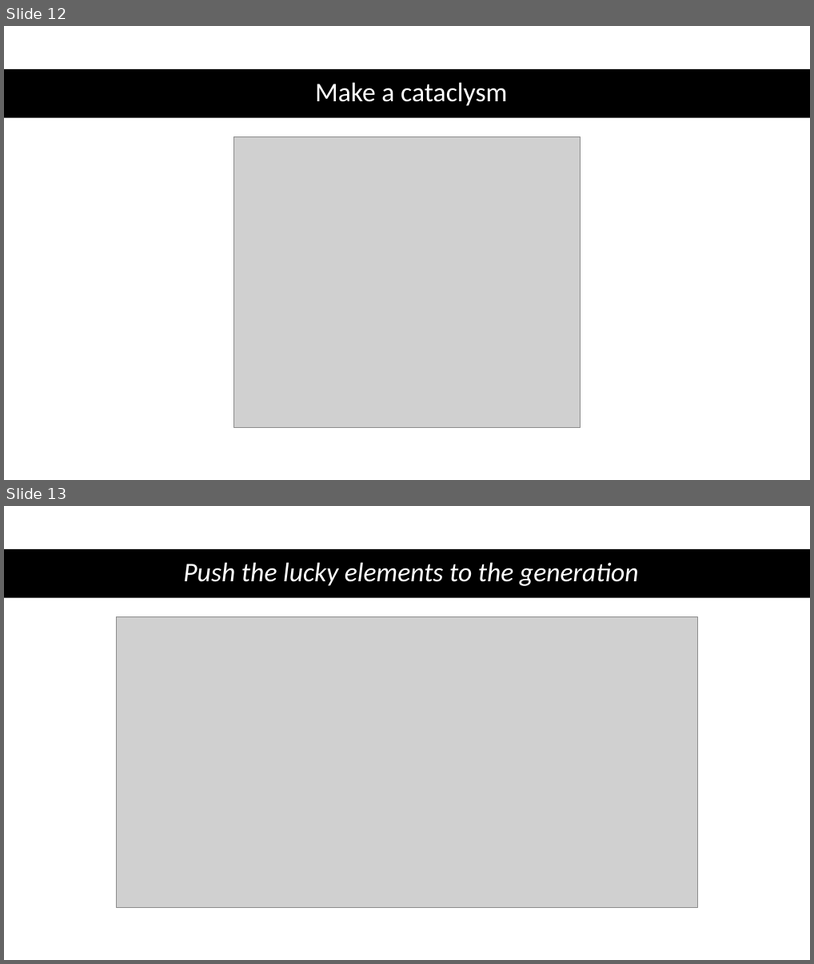
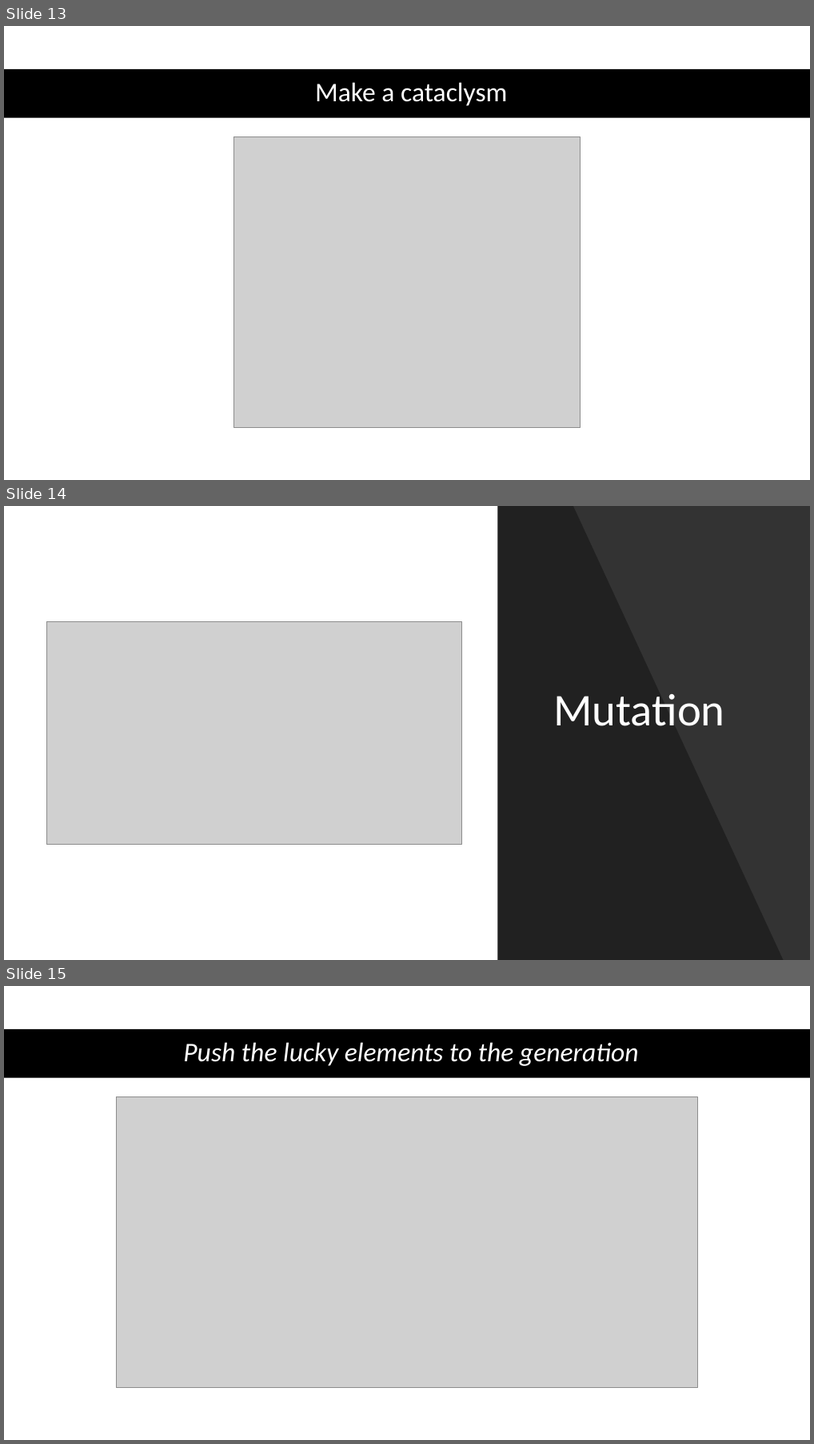
Before and after one commit to the-homeless-god/Profile, a slide deck: Presentations/Genetic.pptx. Shown one above the other, each under a label of ours: slides 12 and 13 before the commit, slides 13, 14 and 15 after it. The pictures are 814x964 and 814x1444 pixels, drawn with LibreOffice and Linux fonts; fonts in the diff are those of the drawing; grey boxes stand for pictures. Boxes give left, top, right and bottom in pixels: in the first picture for what was removed or moved away, otherwise in the second. Text is boxed around its words. In the diff, an @@ line names an element or a change of style, - is before the commit and + after.

```diff
--- a/Presentations/Genetic.pptx
+++ b/Presentations/Genetic.pptx
@@ slide 14 added at (4,506,810,960), background #FFFFFF @@
@@ rectangle added at (498,506,810,960), fill #000000 at 80% opacity @@
@@ freeform shape added at (498,506,784,960), fill #000000 at 35% opacity @@
@@ picture added at (46,621,462,844) @@
@@ title added at (554,693,725,726), 54 pt, text #FFFFFF @@
+Mutation
@@ what was slide 12 is now slide 13 @@
@@ what was slide 13 is now slide 15 @@
```
Also in this commit, not shown: 1 slide changed, 6 other slides added, 1 slide removed.
